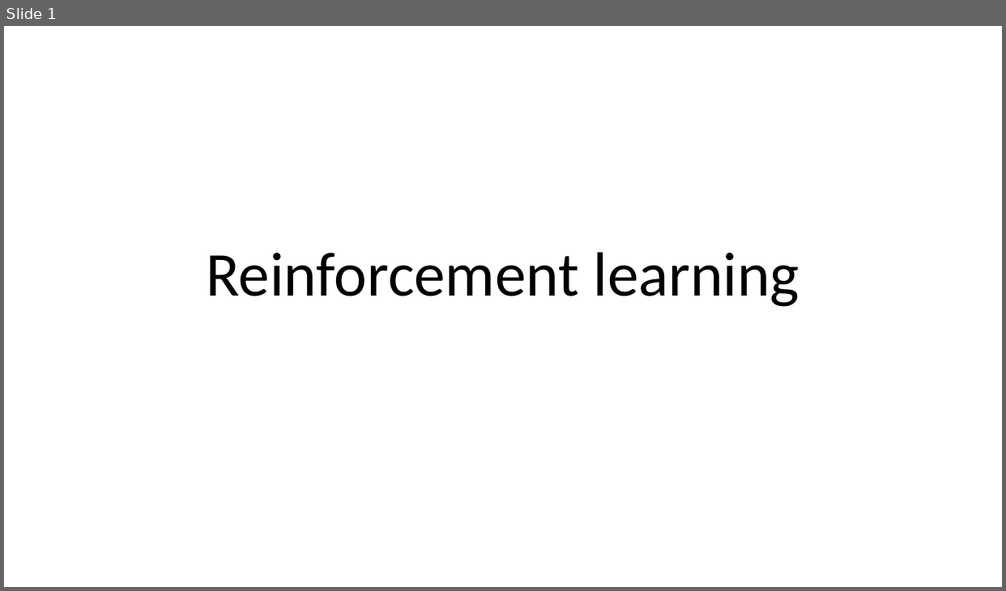
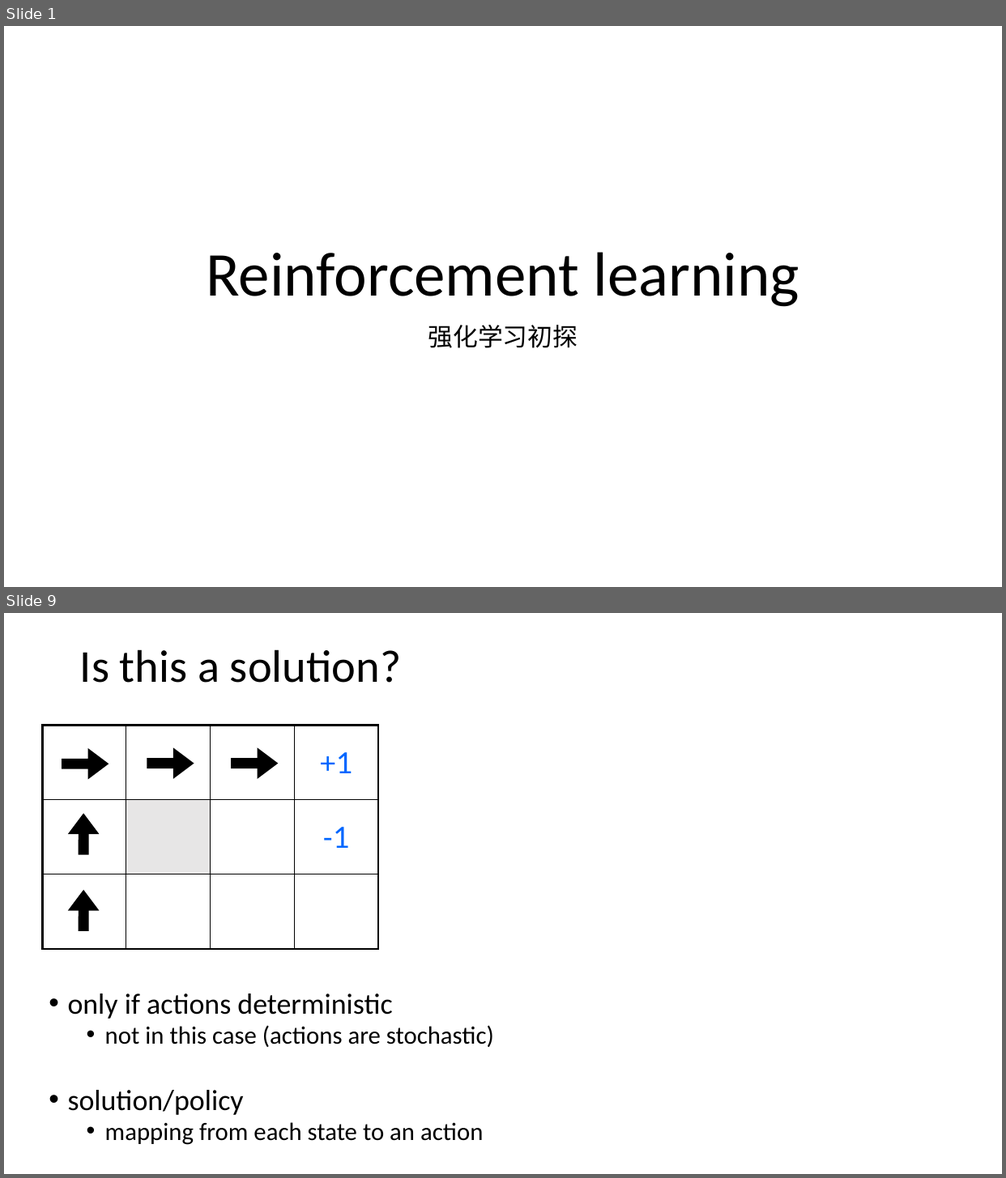
Before and after one commit to foamliu/Learning-DL, a slide deck: rl/RL.pptx. Shown one above the other, each under a label of ours: slide 1 before the commit, slides 1 and 9 after it; the slides between them are not shown. The pictures are 1006x591 and 1006x1178 pixels, drawn with LibreOffice and Linux fonts; fonts in the diff are those of the drawing. Boxes give left, top, right and bottom in pixels: in the first picture for what was removed or moved away, otherwise in the second. Text is boxed around its words. In the diff, an @@ line names an element or a change of style, - is before the commit and + after.

```diff
--- a/rl/RL.pptx
+++ b/rl/RL.pptx
@@ slide 9 added at box(4, 613, 1002, 1174), background #FFFFFF @@
@@ title added at box(80, 649, 401, 683), 44 pt, text #000000 @@
+Is this a solution?
@@ table added at box(42, 726, 377, 949), 3 rows, 4 columns @@
+ |  |  | +1
+ |  |  | -1
+ |  |  | 
@@ arrow added from (62, 764) to (108, 764), #000000 10 pt @@
@@ arrow added from (147, 764) to (194, 764), #000000 10 pt @@
@@ arrow added from (231, 764) to (278, 764), #000000 10 pt @@
@@ arrow added from (83, 855) to (83, 814), #000000 10 pt @@
@@ arrow added from (83, 931) to (83, 890), #000000 10 pt @@
@@ text added at box(68, 994, 494, 1145), 24 pt, text #000000 @@
+• only if actions deterministic
+  • not in this case (actions are stochastic)
+• solution/policy
+  • mapping from each state to an action
@@ slide 1 changed as well @@
@@ subtitle added at box(428, 325, 578, 348), 24 pt, text #000000 @@
+强化学习初探
```
Also in this commit, not shown: 15 other slides added, 1 other file.
